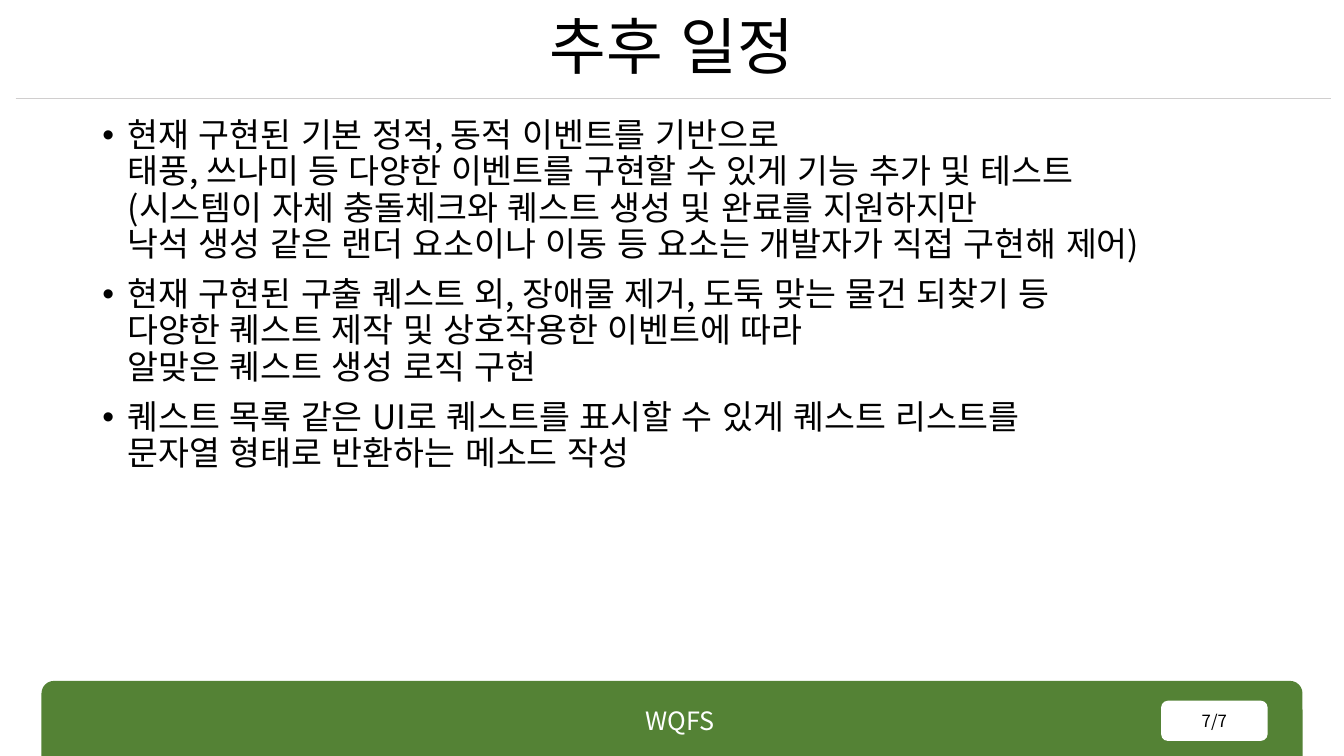
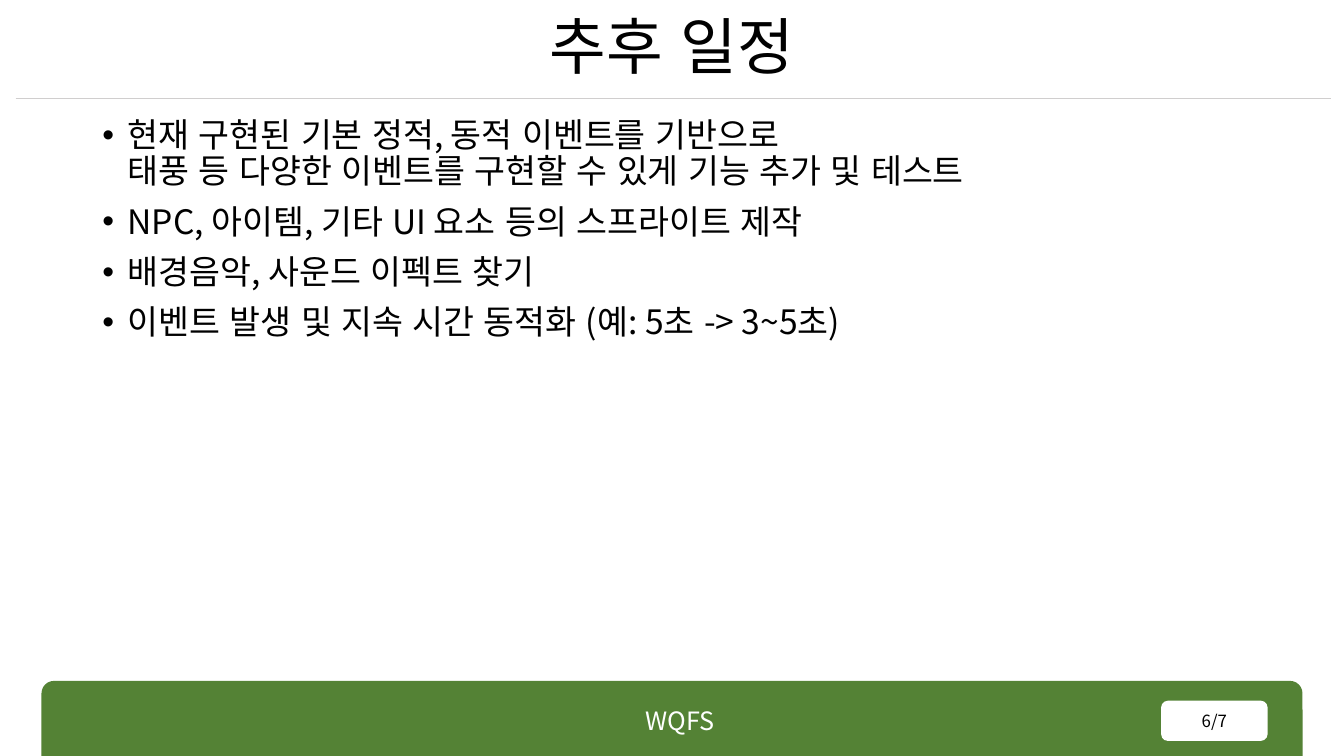
Before and after one commit to rennOobayashi/WQFS, a slide deck: slide 6 of WQFS.pptx (slide 7 before the commit). Drawn at 1344x756 pixels with LibreOffice and Linux fonts; fonts in the diff are those of the drawing. Boxes give left, top, right and bottom in pixels: in the first picture for what was removed or moved away, otherwise in the second. Text is boxed around its words. In the diff, an @@ line names an element or a change of style, - is before the commit and + after.

```diff
--- a/WQFS.pptx
+++ b/WQFS.pptx
@@ text at [128, 119, 964, 341]: text changed @@
-• 현재 구현된 기본 정적, 동적 이벤트를 기반으로
-  태풍, 쓰나미 등 다양한 이벤트를 구현할 수 있게 기능 추가 및 테스트
-  (시스템이 자체 충돌체크와 퀘스트 생성 및 완료를 지원하지만
-  낙석 생성 같은 랜더 요소이나 이동 등 요소는 개발자가 직접 구현해 제어)
-• 현재 구현된 구출 퀘스트 외, 장애물 제거, 도둑 맞는 물건 되찾기 등
-  다양한 퀘스트 제작 및 상호작용한 이벤트에 따라
-  알맞은 퀘스트 생성 로직 구현
-• 퀘스트 목록 같은 UI로 퀘스트를 표시할 수 있게 퀘스트 리스트를
-  문자열 형태로 반환하는 메소드 작성
+• 현재 구현된 기본 정적, 동적 이벤트를 기반으로
+  태풍 등 다양한 이벤트를 구현할 수 있게 기능 추가 및 테스트
+• NPC, 아이템, 기타 UI 요소 등의 스프라이트 제작
+• 배경음악, 사운드 이펙트 찾기
+• 이벤트 발생 및 지속 시간 동적화 (예: 5초 -> 3~5초)
@@ page number at [1202, 713, 1227, 730]: text changed @@
-7/7
+6/7
```
Also in this commit, not shown: 5 other slides changed, 1 slide removed, 33 other files.
